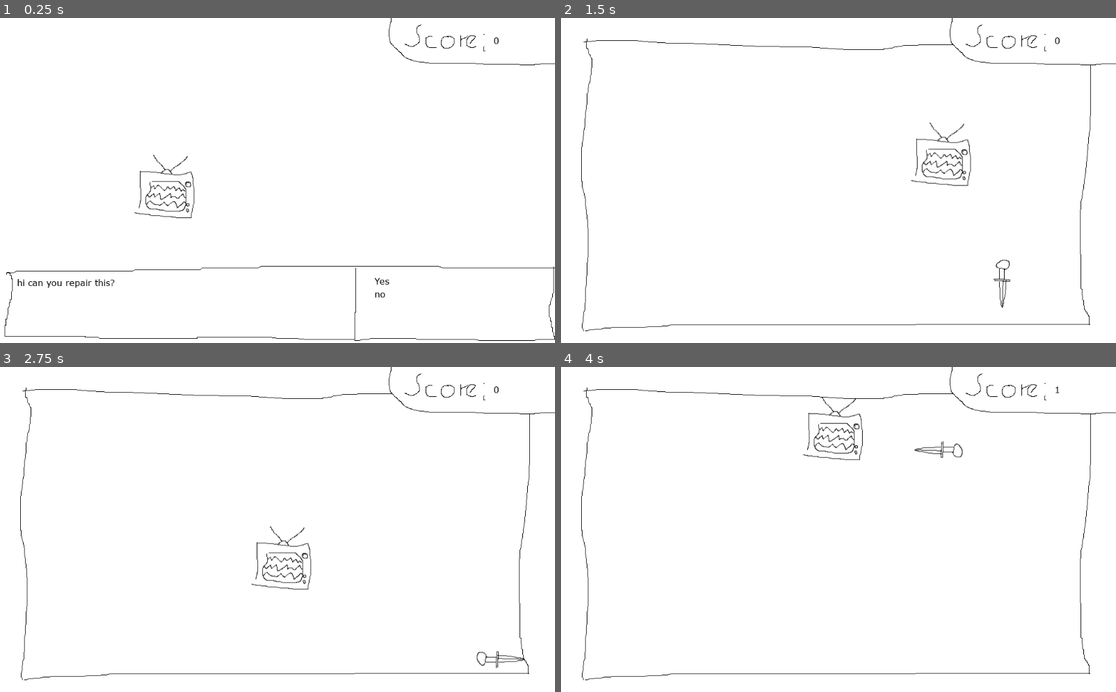
Above: before the commit, frames 1-4 (two rows, left to right).
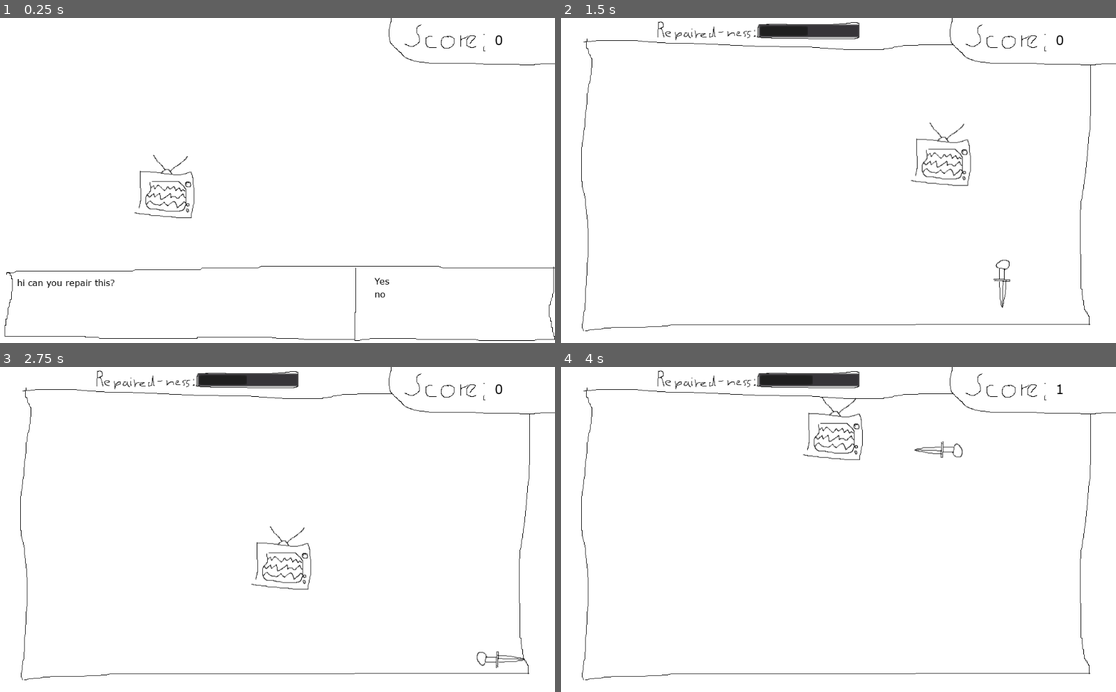
Above: after the commit, the same moments.

Repository: montinevra/repair_anything
Game: Godot game, scene res://scenes/Main.tscn
The game is run twice, just before and just after one commit, with the same random seed, the same clock (stepped at 60 frames per second) and the same inputs.
Inputs:
- Up to frame 1 (0.25 s): no input
- Up to frame 2 (1.5 s): tap Enter (ui_accept) at 0.5, 0.77 s; hold Right (move_right) 0.53-1.28 s; tap Space (shoot) at 0.6, 1.35 s; hold Down (move_down) from 1.28 s (still down)
- Up to frame 3 (2.75 s): tap Enter (ui_accept) at 1.52 s; release Down (move_down) at 2.03 s; hold Right (move_right) from 2.03 s (still down); tap Space (shoot) at 2.1 s
- Up to frame 4 (4 s): release Right (move_right) at 2.78 s; hold Up (move_up) 2.78-3.53 s; tap Space (shoot) at 2.85, 3.6 s; tap Enter (ui_accept) at 3.02, 3.77 s; hold Left (move_left) from 3.53 s (still down)

The runs differ from the first frame. In frame 1, less than 0.1% of the frame differs, in the area x 88-91%, y 5-9%; in frame 2, 1.1%, in the area x 17-91%, y 1-9%; in frame 3, 1.1%; in frame 4, 1.1%.

Commit message:
add healthbar

Diff:
--- a/scenes/Score.tscn
+++ b/scenes/Score.tscn
@@ -4,6 +4,7 @@
 [ext_resource path="res://fonts/verdana.ttf" type="DynamicFontData" id=2]
 
 [sub_resource type="DynamicFont" id=1]
+size = 24
 font_data = ExtResource( 2 )
 
 [node name="Score" type="Sprite"]
@@ -26,10 +27,10 @@
 }
 
 [node name="Label" type="Label" parent="."]
-margin_left = 201.436
-margin_top = 31.1516
-margin_right = 274.436
-margin_bottom = 59.1516
+margin_left = 203.289
+margin_top = 24.6655
+margin_right = 276.289
+margin_bottom = 55.6655
 custom_fonts/font = SubResource( 1 )
 custom_colors/font_color = Color( 0, 0, 0, 1 )
 text = "-"
--- a/scenes/store_back.tscn
+++ b/scenes/store_back.tscn
@@ -1,10 +1,12 @@
-[gd_scene load_steps=6 format=2]
+[gd_scene load_steps=7 format=2]
 
 [ext_resource path="res://graphics/store_back_bg.png" type="Texture" id=1]
 [ext_resource path="res://scenes/enemy.tscn" type="PackedScene" id=2]
 [ext_resource path="res://scenes/player.tscn" type="PackedScene" id=3]
 [ext_resource path="res://scripts/StoreBack.gd" type="Script" id=4]
 [ext_resource path="res://graphics/repairedness.png" type="Texture" id=7]
+
+[sub_resource type="CanvasItemMaterial" id=1]
 
 [node name="StoreBack" type="Node2D"]
 script = ExtResource( 4 )
@@ -15,12 +17,44 @@
 [node name="UI" type="Node" parent="."]
 
 [node name="Repairedness" type="Sprite" parent="UI"]
-visible = false
 position = Vector2( 174.469, 3.96096 )
 texture = ExtResource( 7 )
 centered = false
+__meta__ = {
+"_edit_lock_": true
+}
+
+[node name="ProgressBar" type="ProgressBar" parent="UI/Repairedness"]
+material = SubResource( 1 )
+anchor_left = 0.523
+anchor_top = 0.184
+anchor_right = 0.99
+anchor_bottom = 0.868
+margin_left = -8.786
+margin_top = 0.00799942
+margin_right = -0.180023
+margin_bottom = 0.0159988
+grow_horizontal = 0
+custom_colors/font_color = Color( 0, 0, 0, 1 )
+custom_colors/font_color_shadow = Color( 0, 0, 0, 1 )
+min_value = -1.0
+max_value = 1.0
+percent_visible = false
+__meta__ = {
+"_edit_lock_": true,
+"_edit_use_anchors_": false
+}
+
+[node name="Polygon2D" type="Polygon2D" parent="UI"]
+visible = false
+position = Vector2( 390.609, -113.049 )
+color = Color( 0, 0, 0, 1 )
+polygon = PoolVector2Array( 97.6325, -18.111, 94.9251, 12.574, -87.38, 12.574, -87.38, -13.5985 )
 
 [node name="Floor" type="StaticBody2D" parent="."]
+__meta__ = {
+"_edit_lock_": true
+}
 
 [node name="StoreBackBg" type="Sprite" parent="Floor"]
 texture = ExtResource( 1 )
--- a/scripts/StoreBack.gd
+++ b/scripts/StoreBack.gd
@@ -4,6 +4,12 @@
 onready var m_enemy_sprite = get_node("Enemy/EnemySprite")
 var m_is_repairing = true
 var m_parent = get_parent()
+onready var m_healthbar = get_node("UI/Repairedness/ProgressBar")
+
+
+func update_healthbar(t_health):
+	m_healthbar.value = t_health
+	print(t_health)
 
 
 func is_repairing():
@@ -12,10 +18,13 @@
 
 func _ready():
 	m_enemy_sprite.set_texture(preload("res://graphics/tv_broken.png"))
+	m_enemy.connect("sig_update_healthbar", self, "update_healthbar")
 	m_is_repairing = true
 #	m_enemy.get_node("Sprite")
 	pass # Replace with function body.
 
+
 func _process(delta):
 	if m_enemy.is_repaired():
+
 		m_is_repairing = false
--- a/scripts/StoreFront.gd
+++ b/scripts/StoreFront.gd
@@ -5,7 +5,7 @@
 # var b = "text"
 onready var m_dialog_customer = get_node("DialogCustomer")
 onready var m_dialog_player = get_node("DialogPlayer")
-onready var m_score_label = get_node("Bg/Score/ScoreLabel")
+#onready var m_score_label = get_node("Bg/Score/ScoreLabel")
 var m_score = 0
 
 # Called when the node enters the scene tree for the first time.
--- a/scripts/enemy.gd
+++ b/scripts/enemy.gd
@@ -1,6 +1,5 @@
 extends KinematicBody2D
 
-onready var m_raycast = get_node("RayCast2D")
 enum {ACCELERATE, DECELERATE, CRUISE, CHASE, FIXED, BORKED}
 var m_state = ACCELERATE
 var m_cruise_time = 0
@@ -11,6 +10,9 @@
 var m_direction = Vector2(0.0, 0.0)
 var m_target_dir = Vector2(0.0, 0.0)
 var m_is_repaired = false
+signal sig_update_healthbar
+signal sig_fixed
+signal sig_borked
 
 
 func is_repaired():
@@ -18,6 +20,7 @@
 
 
 func update_healthbar():
+	emit_signal("sig_update_healthbar", get_repairedness())
 	pass
 
 
@@ -111,8 +114,6 @@
 				m_direction *= .5
 			else:
 				m_direction = Vector2(0, 0)
-
-
 	if abs(get_repairedness()) > get_max_repairedness():
 		m_state = FIXED
 	if abs(get_repairedness()) < -get_max_repairedness():
